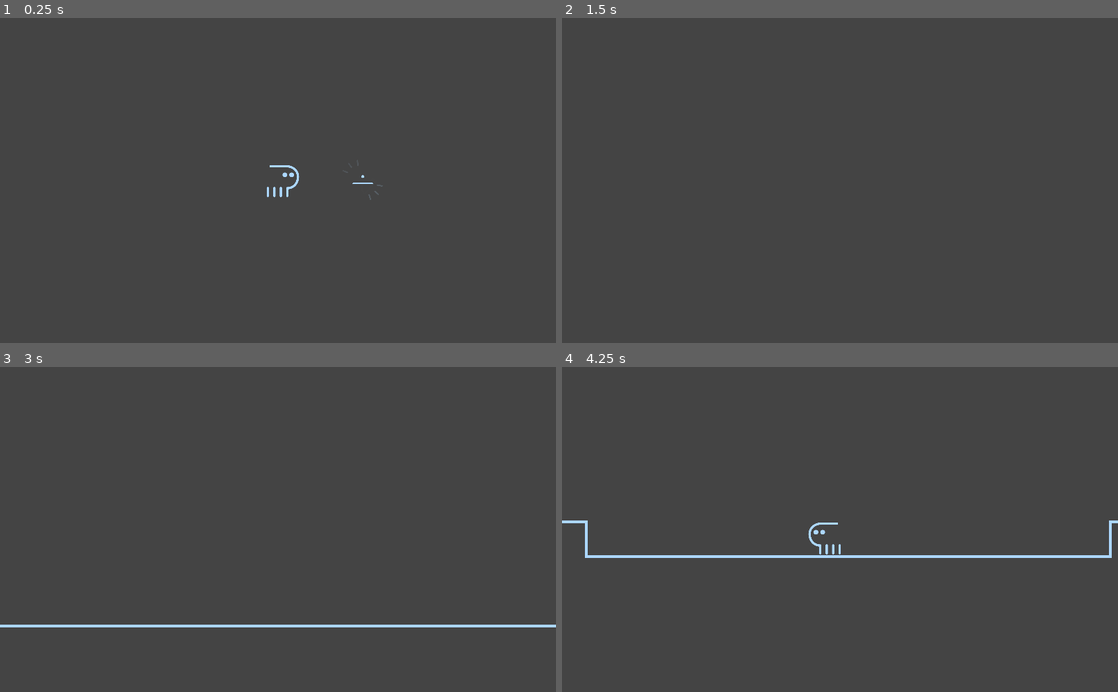
Above: before the commit, frames 1-4 (two rows, left to right).
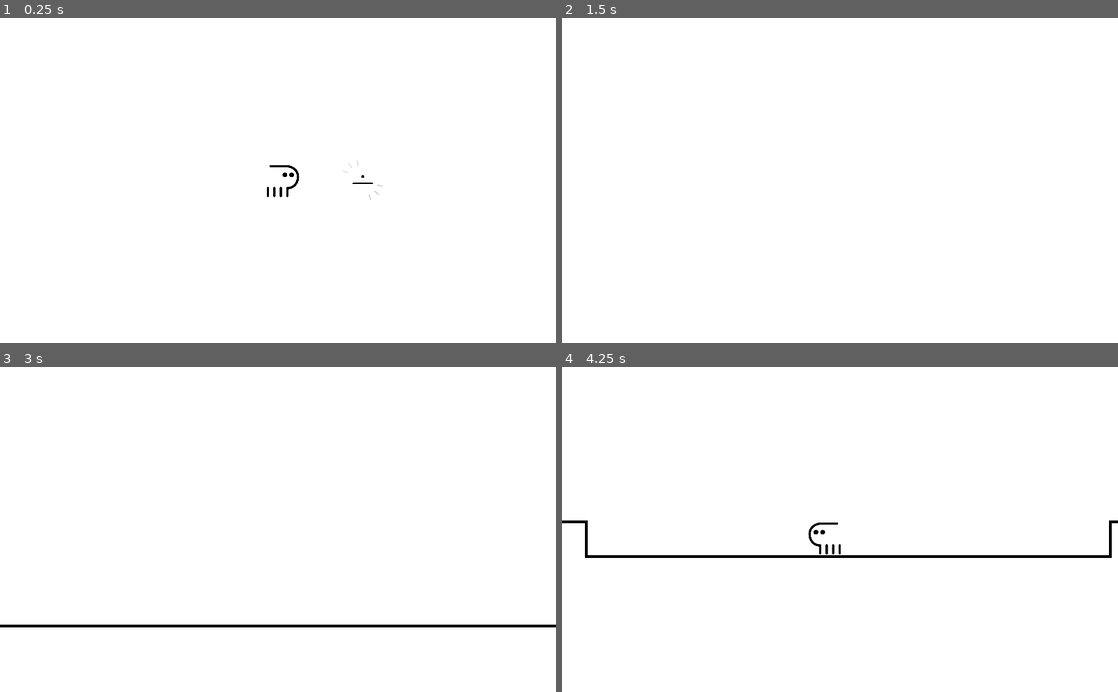
Above: after the commit, the same moments.

Repository: bucketfish/musi-pi-sitelen-pona
Game: Godot game, scene res://suli/ale.tscn
Two runs of this game, one before a commit and one after it. Both use one fixed random seed, a clock stepped at 60 frames per second and the inputs below.
Inputs:
- Up to frame 1 (0.25 s): no input
- Up to frame 2 (1.5 s): hold Right (right) 0.53-1.28 s; tap X (ability) at 0.6 s; tap Z (jump) at 0.77 s; hold Down (down) from 1.28 s (still down); tap A (change_focus) at 1.35 s
- Up to frame 3 (3 s): tap Z (jump) at 1.52 s; tap Enter at 2 s; release Down (down) at 2.03 s; hold Right (right) 2.03-2.78 s; tap X (ability) at 2.1 s; tap Space at 2.75 s; hold Up (up) from 2.78 s (still down); tap A (change_focus) at 2.85 s
- Up to frame 4 (4.25 s): tap Z (jump) at 3.02, 3.77 s; release Up (up) at 3.53 s; hold Left (left) from 3.53 s (still down); tap X (ability) at 3.6 s

The runs differ from the first frame. In frame 1, 100% of the frame differs, in the area x 0-100%, y 0-100%; in frame 2, 100%; in frame 3, 100%; in frame 4, 100%.

Commit message:
mmm.... test canary builds?

Diff:
--- a/godot/suli/persistent.gd
+++ b/godot/suli/persistent.gd
@@ -7,8 +7,8 @@
 
 var nasin = {
 	"kule":{
-		"linja": "#add8ff",
-		"monsi": "#454545"
+		"linja": "#000000",
+		"monsi": "#ffffff"
 	}
 }
 
Not shown, changed: godot/export_presets.cfg
